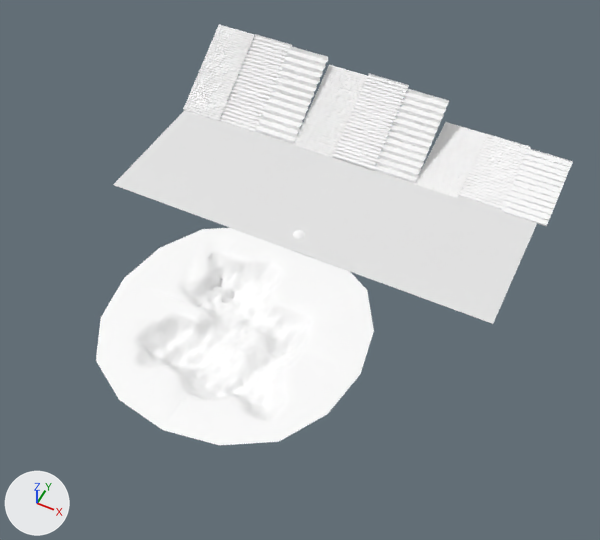
A saved change to the glTF model resources/glb/11-skate.glb.
Before and after are seen from a 50 mm lens placed at (30.8, -61.2, 70.3), pointed at (3.0, -5.7, 0.8). Every picture has the same lights, and +X, +Y and +Z are marked at lower left. The picture after the commit comes second. Where no turn or scale is listed for an object, it has been applied to the vertices.
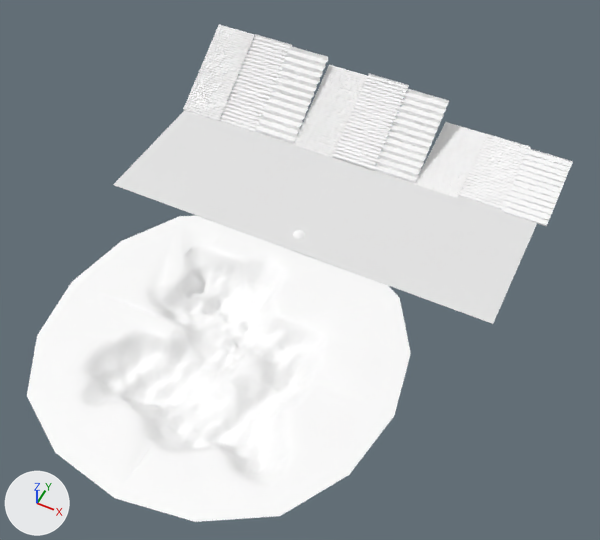
Changed parts and their boxes (x1, y1, x2, y2) in the pictures (600 x 540 px):
'Plane.001', moved, rescaled (38% wider, 41% taller): before (96, 228, 374, 445); after (27, 216, 411, 522)

The change in detail:
Object 'Plane.001' (ob_plane_001) moves from (0.0, -0.6, 0.0) to (0.0, 1.3, 0.0).
Object 'Plane.001' (ob_plane_001) is rescaled from (1.0, 1.0, 1.0) to (1.34, 1.34, 1.34).
